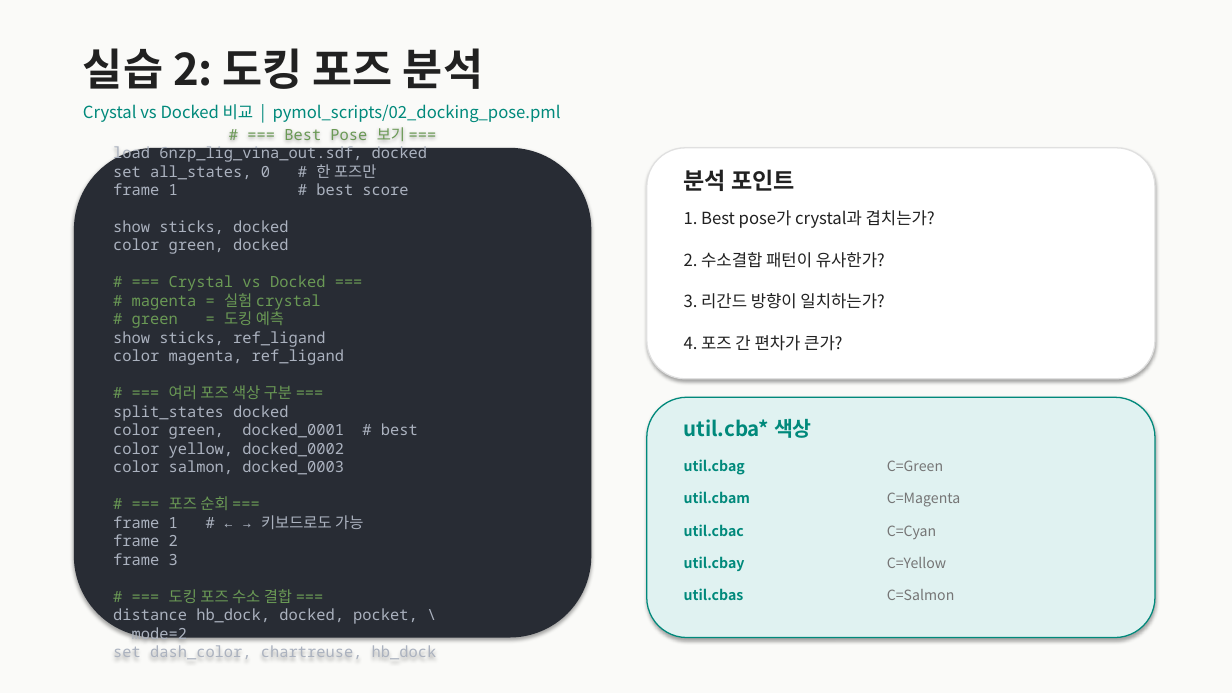
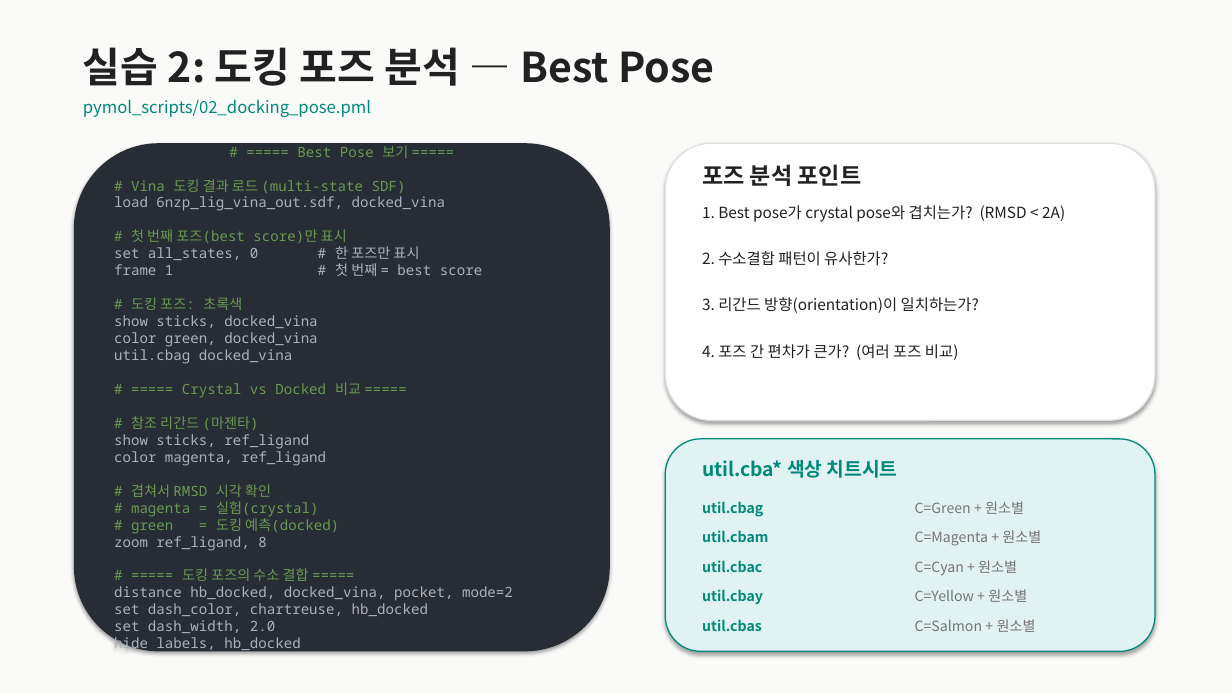
Before and after one commit to fourmodern/molecular_docking_tutorial, a slide deck: slide 6 of PyMOL_Tutorial.pptx (slide 5 before the commit). Drawn at 1232x693 pixels with LibreOffice and Linux fonts; fonts in the diff are those of the drawing. Boxes give left, top, right and bottom in pixels: in the first picture for what was removed or moved away, otherwise in the second. Text is boxed around its words. In the diff, an @@ line names an element or a change of style, - is before the commit and + after.

```diff
--- a/PyMOL_Tutorial.pptx
+++ b/PyMOL_Tutorial.pptx
@@ text at box(83, 47, 714, 86): text changed; size 34 to 32 pt @@
-실습 2: 도킹 포즈 분석
+실습 2: 도킹 포즈 분석 — Best Pose
@@ text at box(83, 99, 371, 117): text changed @@
-Crystal vs Docked 비교 | pymol_scripts/02_docking_pose.pml
+pymol_scripts/02_docking_pose.pml
@@ rounded rectangle "# ===== Best Pose 보기 ...": place and size @@
-rounded rectangle "# ===== Best Pose 보기 ..." at box(74, 148, 592, 638)
+rounded rectangle "# ===== Best Pose 보기 ..." at box(74, 143, 610, 652)
@@ text in rounded rectangle at box(114, 145, 482, 430): text changed; size 12 to 11 pt @@
-# === Best Pose 보기 ===
-load 6nzp_lig_vina_out.sdf, docked
-set all_states, 0 # 한 포즈만
-frame 1 # best score
-show sticks, docked
-color green, docked
-# === Crystal vs Docked ===
-# magenta = 실험 crystal
-# green = 도킹 예측
+# ===== Best Pose 보기 =====
+# Vina 도킹 결과 로드 (multi-state SDF)
+load 6nzp_lig_vina_out.sdf, docked_vina
+# 첫 번째 포즈(best score)만 표시
+set all_states, 0 # 한 포즈만 표시
+frame 1 # 첫 번째 = best score
+# 도킹 포즈: 초록색
+show sticks, docked_vina
+color green, docked_vina
+util.cbag docked_vina
+# ===== Crystal vs Docked 비교 =====
+# 참조 리간드 (마젠타)
@@ rounded rectangle: place and size @@
-rounded rectangle at box(647, 148, 1155, 379)
+rounded rectangle at box(665, 143, 1155, 421)
@@ text at box(702, 164, 862, 186): text changed @@
-분석 포인트
+포즈 분석 포인트
@@ text at box(702, 205, 1065, 222): text changed; size 13 to 12 pt @@
-1. Best pose가 crystal과 겹치는가?
+1. Best pose가 crystal pose와 겹치는가? (RMSD < 2A)
@@ text "2. 수소결합 패턴이 유사한가?": place and size @@
-text "2. 수소결합 패턴이 유사한가?" at box(684, 252, 885, 268)
+text "2. 수소결합 패턴이 유사한가?" at box(702, 251, 888, 266)
@@ text "2. 수소결합 패턴이 유사한가?" at box(702, 251, 888, 266): size 13 to 12 pt @@
@@ text at box(702, 297, 979, 313): text changed; size 13 to 12 pt @@
-3. 리간드 방향이 일치하는가?
+3. 리간드 방향(orientation)이 일치하는가?
@@ text at box(702, 344, 959, 360): text changed; size 13 to 12 pt @@
-4. 포즈 간 편차가 큰가?
+4. 포즈 간 편차가 큰가? (여러 포즈 비교)
@@ text in rounded rectangle at box(114, 434, 326, 466): size 12 to 11 pt in "show sticks, ref_ligand", "color magenta, ref_ligand" @@
@@ rounded rectangle: place and size @@
-rounded rectangle at box(647, 397, 1155, 638)
+rounded rectangle at box(665, 439, 1155, 652)
@@ text at box(702, 460, 898, 478): text changed; size 16 to 15 pt @@
-util.cba* 색상
+util.cba* 색상 치트시트
@@ text in rounded rectangle at box(114, 484, 513, 653): text changed; size 12 to 11 pt @@
-# === 여러 포즈 색상 구분 ===
-split_states docked
-color green, docked_0001 # best
-color yellow, docked_0002
-color salmon, docked_0003
-# === 포즈 순회 ===
-frame 1 # ← → 키보드로도 가능
-frame 2
-frame 3
-# === 도킹 포즈 수소 결합 ===
-distance hb_dock, docked, pocket, \
-mode=2
-set dash_color, chartreuse, hb_dock
+# 겹쳐서 RMSD 시각 확인
+# magenta = 실험(crystal)
+# green = 도킹 예측(docked)
+zoom ref_ligand, 8
+# ===== 도킹 포즈의 수소 결합 =====
+distance hb_docked, docked_vina, pocket, mode=2
+set dash_color, chartreuse, hb_docked
+set dash_width, 2.0
+hide labels, hb_docked
@@ text "util.cbag": place and size @@
-text "util.cbag" at box(684, 459, 745, 475)
+text "util.cbag" at box(702, 501, 763, 517)
@@ text at box(915, 501, 1024, 514): text changed @@
-C=Green
+C=Green + 원소별
@@ text "util.cbam": place and size @@
-text "util.cbam" at box(684, 491, 750, 503)
+text "util.cbam" at box(702, 530, 768, 542)
@@ text at box(915, 530, 1041, 546): text changed @@
-C=Magenta
+C=Magenta + 원소별
@@ text "util.cbac": place and size @@
-text "util.cbac" at box(684, 524, 744, 536)
+text "util.cbac" at box(702, 560, 762, 572)
@@ text at box(915, 560, 1017, 575): text changed @@
-C=Cyan
+C=Cyan + 원소별
@@ text "util.cbay": place and size @@
-text "util.cbay" at box(684, 556, 745, 571)
+text "util.cbay" at box(702, 589, 763, 604)
@@ text at box(915, 589, 1027, 602): text changed @@
-C=Yellow
+C=Yellow + 원소별
@@ text "util.cbas": place and size @@
-text "util.cbas" at box(684, 588, 744, 600)
+text "util.cbas" at box(702, 619, 762, 631)
@@ text at box(915, 619, 1036, 632): text changed @@
-C=Salmon
+C=Salmon + 원소별
```
Also in this commit, not shown: 7 other slides changed, 7 slides added, 1 slide removed, 2 other files.
